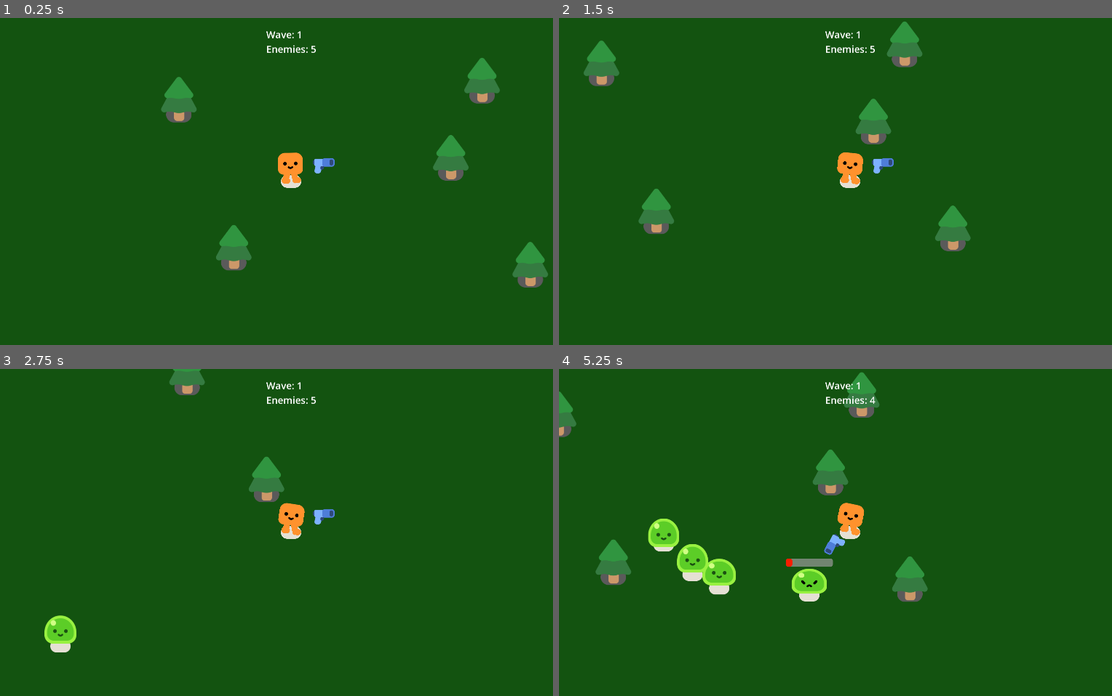
Above: before the commit, frames 1-4 (two rows, left to right).
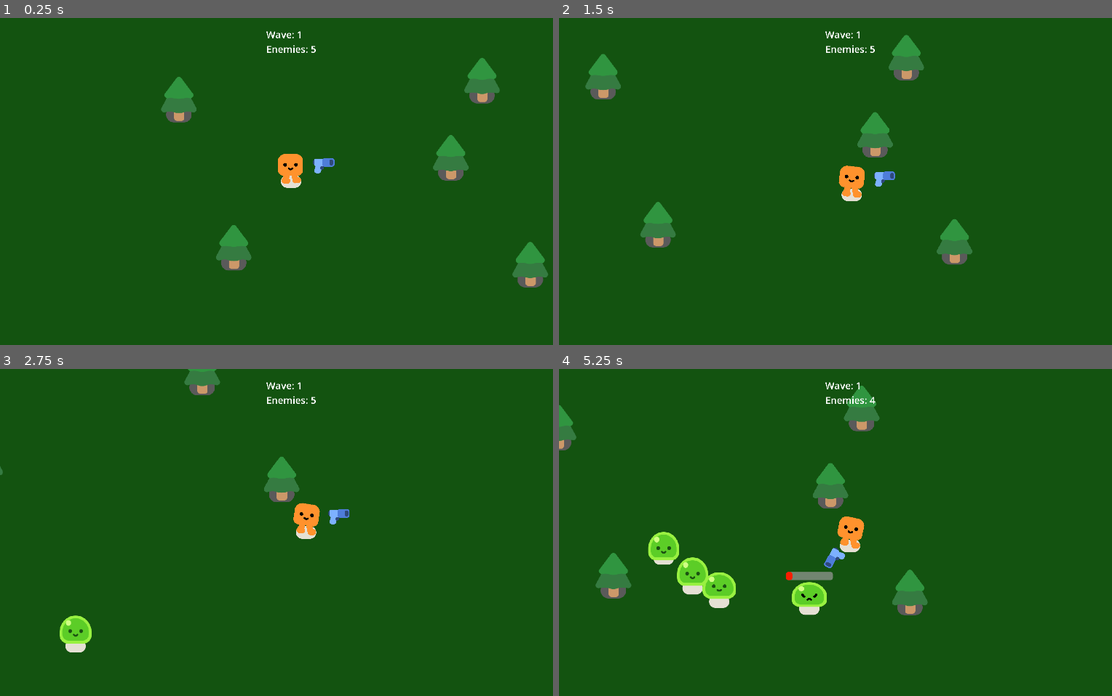
Above: after the commit, the same moments.

Repository: rosen1000/vampire-retarders
Game: Godot game, scene res://levels/the_game.tscn
The game is run twice, just before and just after one commit, with the same random seed, the same clock (stepped at 60 frames per second) and the same inputs.
Inputs:
- Up to frame 1 (0.25 s): no input
- Up to frame 2 (1.5 s): tap Enter at 0.5 s; hold D (move_right) 0.53-1.28 s; hold S (move_down) from 1.28 s (still down)
- Up to frame 3 (2.75 s): release S (move_down) at 2.03 s; hold D (move_right) from 2.03 s (still down)
- Up to frame 4 (5.25 s): release D (move_right) at 2.78 s; hold W (move_up) 2.78-3.53 s; hold A (move_left) 3.53-5.03 s; hold S (move_down) from 5.03 s (still down)

The runs differ from the first frame. In frame 1, 0.1% of the frame differs, in the area x 31-97%, y 4-80%; in frame 2, 4.6%; in frame 3, 2.8%; in frame 4, 7.0%, in the area x 0-67%, y 0-76%.

Commit message:
minor improvements

Diff:
--- a/characters/enemy/spawner.tscn
+++ b/characters/enemy/spawner.tscn
@@ -16,4 +16,4 @@
 
 [node name="PathFollow2D" type="PathFollow2D" parent="."]
 position = Vector2(-429, -273)
-rotation = -0.00195672
+rotation = -0.00195692
--- a/characters/happy_boo/happy_boo.gd
+++ b/characters/happy_boo/happy_boo.gd
@@ -1,4 +1,7 @@
 extends Node2D
+
+func _ready():
+	%AnimationPlayer.play("idle")
 
 
 func play_idle_animation():
--- a/characters/player/player.tscn
+++ b/characters/player/player.tscn
@@ -37,6 +37,8 @@
 shape = SubResource("CircleShape2D_gqad6")
 
 [node name="Camera2D" type="Camera2D" parent="."]
+position_smoothing_enabled = true
+position_smoothing_speed = 10.0
 
 [node name="Gun" parent="." instance=ExtResource("3_w5v8n")]
 position = Vector2(0, -52)
@@ -51,6 +53,7 @@
 debug_color = Color(0.879276, 0.000373687, 0.825085, 0.42)
 
 [node name="HealthBar" type="ProgressBar" parent="."]
+visible = false
 offset_left = -77.0
 offset_top = -137.0
 offset_right = 78.0
--- a/project.godot
+++ b/project.godot
@@ -59,4 +59,5 @@
 
 [rendering]
 
-renderer/rendering_method="gl_compatibility"
+textures/canvas_textures/default_texture_filter=0
+anti_aliasing/quality/msaa_2d=1
--- a/trees/tree.tscn
+++ b/trees/tree.tscn
@@ -22,3 +22,7 @@
 [node name="CollisionShape2D" type="CollisionShape2D" parent="."]
 position = Vector2(0, 28)
 shape = SubResource("CircleShape2D_j5ll8")
+
+[node name="VisibleOnScreenEnabler2D" type="VisibleOnScreenEnabler2D" parent="."]
+position = Vector2(0, -14)
+scale = Vector2(8.7, 10.2)
Not shown: 1 places in characters/happy_boo/happy_boo.tscn that only renumber resources
